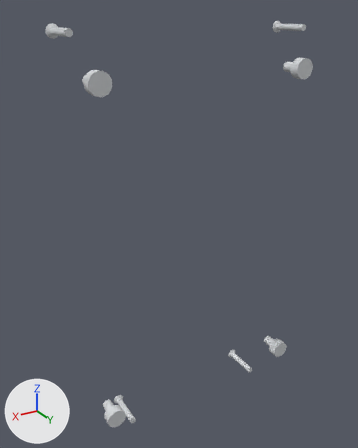
An edit to the glTF model assets/enclosure/pcb-cover-fasteners.glb, drawn before and after from the same camera.
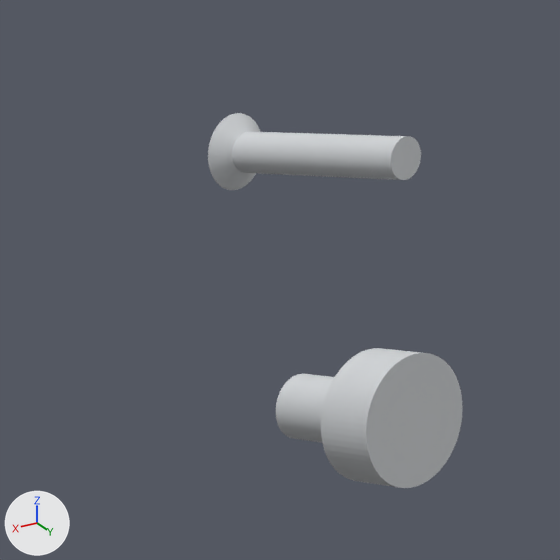
The first picture shows the older version from a camera (50 mm lens) standing at (65.2, 96.6, 57.9) and looking at (2.6, -7.6, 5.8). The close-ups show the older and then the newer version on the part from 67% to 92% of the width and 1% to 20% of the height of that picture. Only the edits that show in the close-ups are written down. The axes (+X, +Y, +Z) are drawn at lower left. The lights are the same throughout.

Before the edit, the objects in view are built like this:
```python
me_cone_004 = bpy.data.meshes.new('Cone.004')
me_cone_004.from_pydata(...)  # 285 vertices, 566 faces; spans x -1.5..1.5, y -0.35..9.65, z -1.5..1.5
me_cone_004.materials.append(mat_fastener_004)  # light grey #d3d6d8
me_pcb_mount_tl = bpy.data.meshes.new('PCB-MOUNT_TL')
me_pcb_mount_tl.from_pydata(...)  # 256 vertices, 508 faces; spans x -29.5..-24.5, y -3.2..3.3, z 42.25..47.25
me_pcb_mount_tl.materials.append(mat_fastener)  # light grey #d3d6d8
ob_cover_screw_1_6_1 = bpy.data.objects.new('cover-screw-1.6-1', me_cone_004)
ob_cover_screw_1_6_1.location = (-30.6, -11.85, 54.0)
ob_pcb_mount_tl = bpy.data.objects.new('PCB-MOUNT_TL', me_pcb_mount_tl)
ob_pcb_mount_tl.location = (0.0, 0.0, 0.0)
```
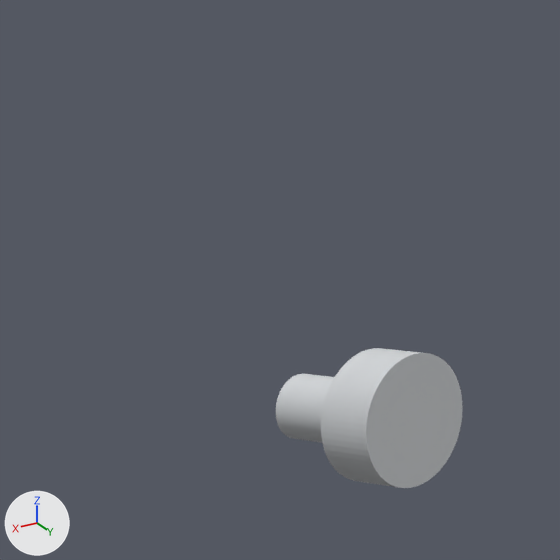
Pixel boxes [x1, y1, x2, y2] of what changed, in the close-ups (560 x 560 px):
'cover-screw-1.6-1', deleted
    before: [208, 113, 421, 190]

The change, as a list of edits to the scene's bpy script:
```text
Remove ob_cover_screw_1_6_1:
    ob_cover_screw_1_6_1 = bpy.data.objects.new('cover-screw-1.6-1', me_cone_004)
    ob_cover_screw_1_6_1.location = (-30.6, -11.85, 54.0)
```
